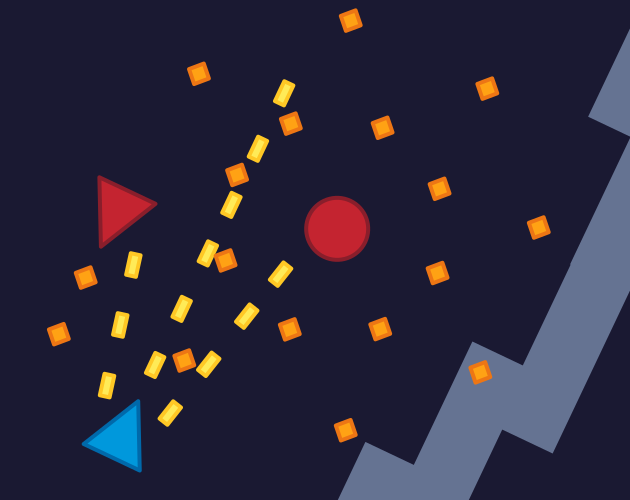
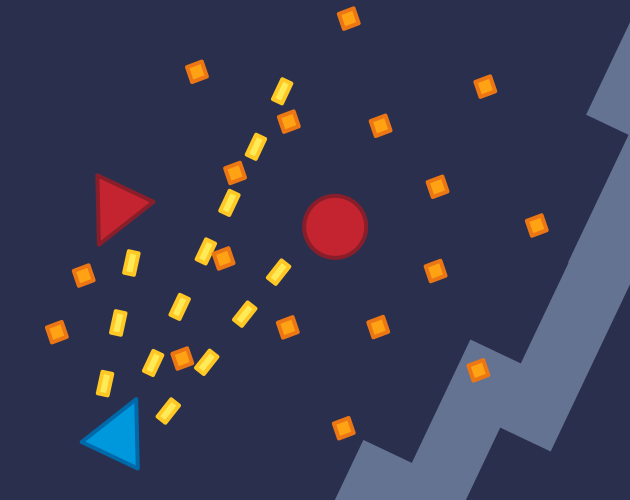
Before/after of a w=630, h=500 layered artwork. What changed in the layer stack:
added layer "Background" (1st of 3) above "Background" over [0, 0, 630, 500]
painted on "Background" (2nd of 3) over [0, 0, 630, 500]
painted on "Background" (3rd of 3) over [0, 0, 630, 500]
